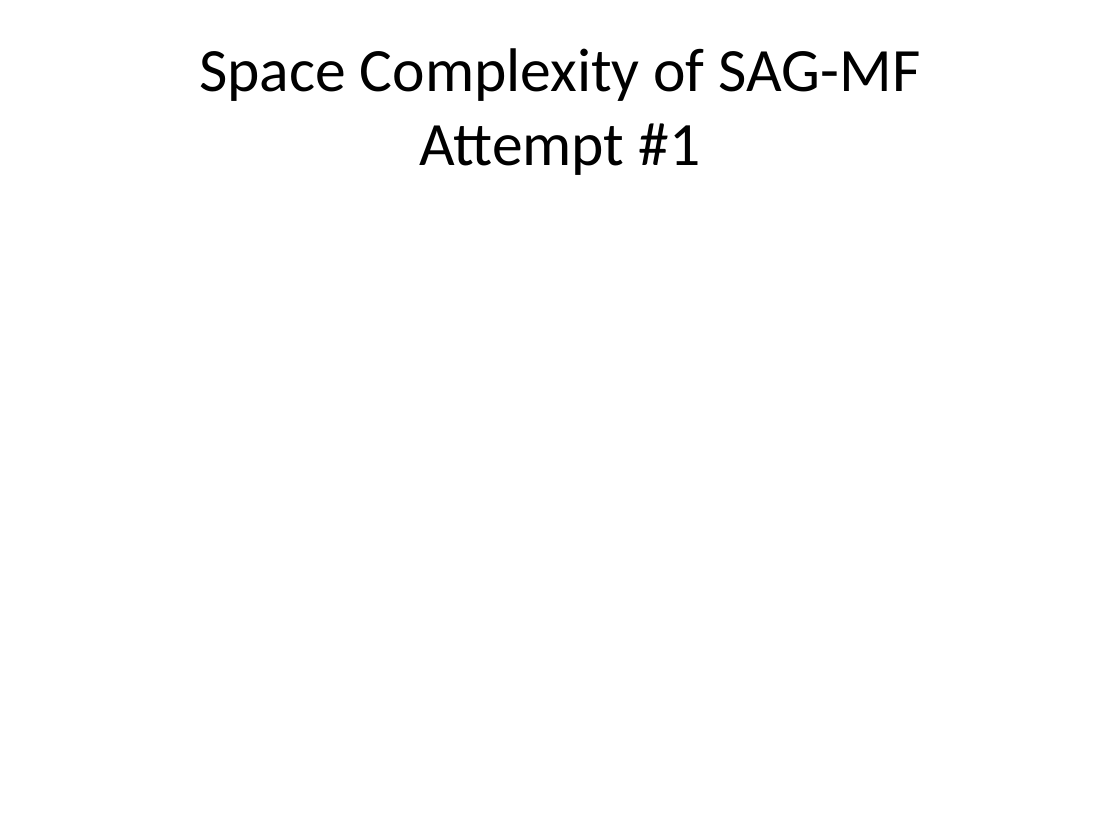
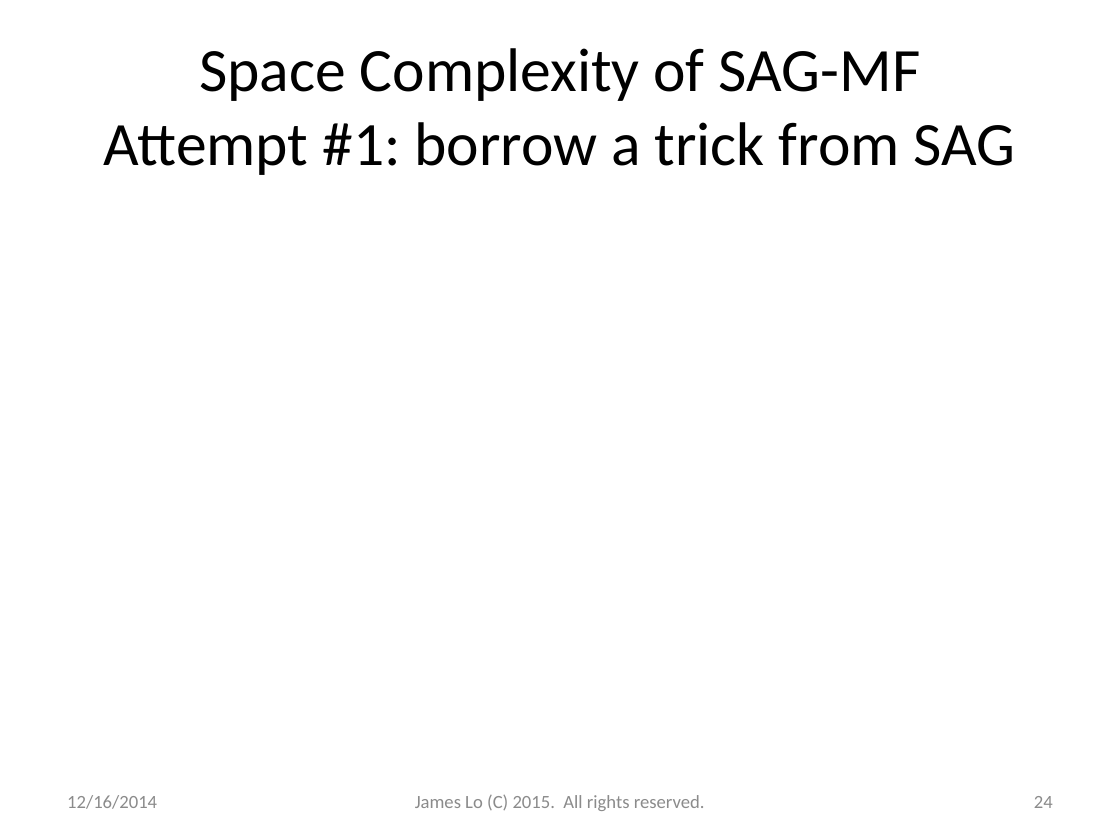
Before and after one commit to jamestklo/MatrixFactorizationMatlab, a slide deck: slide 24 of cs534L-SAGmf.pptx (slide 21 before the commit). Drawn at 1120x840 pixels with LibreOffice and Linux fonts; fonts in the diff are those of the drawing; grey boxes stand for pictures. Boxes give left, top, right and bottom in pixels: in the first picture for what was removed or moved away, otherwise in the second. Text is boxed around its words. In the diff, an @@ line names an element or a change of style, - is before the commit and + after.

```diff
--- a/cs534L-SAGmf.pptx
+++ b/cs534L-SAGmf.pptx
@@ title at <box>104,48,1016,175</box>: text changed @@
-Space Complexity of SAG-MF
-Attempt #1
+Space Complexity of SAG-MF
+Attempt #1: borrow a trick from SAG
@@ text added at <box>67,795,157,809</box>, 12 pt, text #8C8C8C @@
+12/16/2014
@@ text added at <box>415,795,705,811</box>, 12 pt, text #8C8C8C @@
+James Lo (C) 2015. All rights reserved.
@@ page number added at <box>1034,796,1053,808</box>, 12 pt, text #8C8C8C @@
+24
```
Also in this commit, not shown: 45 other slides changed, 12 slides added, 8 slides removed, 1 other file.
